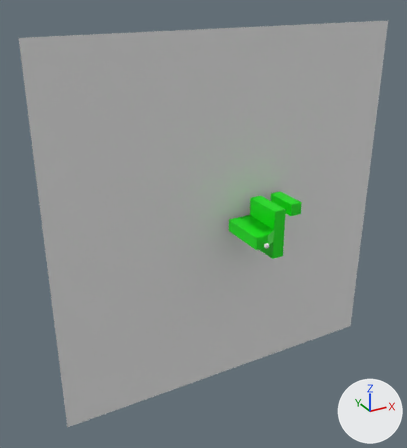
The Blender file Models/Levels.blend as it was, and as the next commit left it.
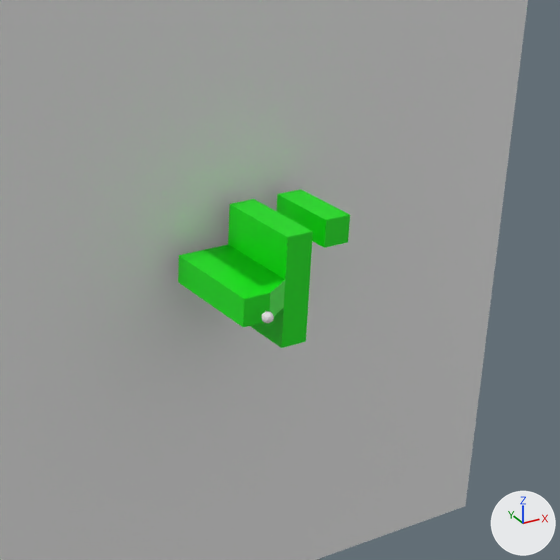
There are two pictures of each version: one whole from a 50 mm lens placed at (-111.7, -167.4, 91.7), pointed at (-17.8, 3.2, 6.4), one close up on the part from 38% to 96% of the width and 25% to 78% of the height. Every picture has the same lights, and +X, +Y and +Z are marked at lower right. The same objects are shown in both versions, whatever each file hides.

The first close-up shows 'DeathPlane', 'Goal.001', 'Platform1', 'Platform2.001', 'Platform3', 'Ramp1'.
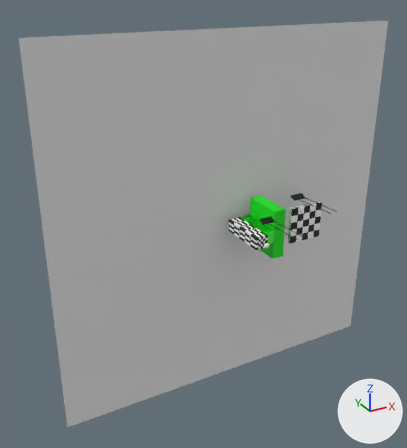
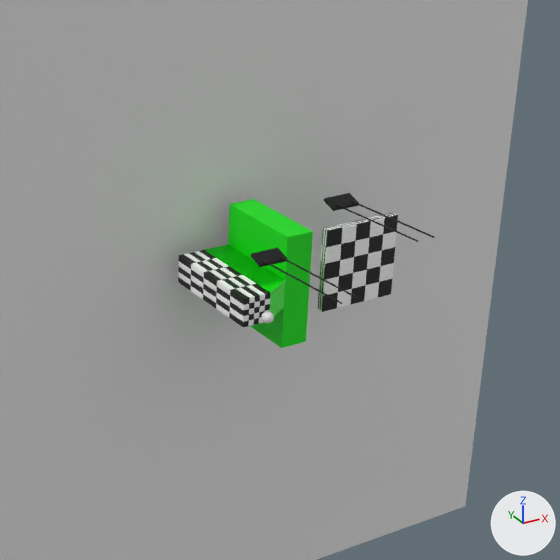
Where the change shows, as pixel boxes (x1, y1, x2, y2) in the close-ups (560 x 560 px):
'Goal.001', recoloured, surface changed, moved, turned, rescaled: before (276, 189, 350, 248); after (318, 213, 398, 312)
'Platform1', surface changed: (178, 250, 270, 327) in both
'TV', added (black): after (251, 248, 287, 267)
'TV.001', added: after (324, 193, 359, 211)
'Support2', added: after (278, 255, 360, 299)
'Support1', added: after (262, 259, 342, 304)
'Support1.001', added: after (335, 204, 418, 242)
'Support2.001', added: after (350, 200, 434, 238)

Edits to the bpy script that builds the scene:
```text
Change mat_material_003:
    where n0 = _N.new('ShaderNodeBsdfPrincipled'); n0.name = 'Principled BSDF'
    remove n0.inputs[0].default_value = (0.0, 0.8, 0.00146, 1.0)  # 'Base Color', green #00e705
    add n2 = _N.new('ShaderNodeTexImage'); n2.name = 'Image Texture'
    add n2.image = img_checker_png
    add n3 = _N.new('ShaderNodeUVMap'); n3.name = 'UV Map'
    add n3.uv_map = 'UVMap'
    add _L.new(n2.outputs[0], n0.inputs[0])  # 'Color' to 'Base Color'
    add _L.new(n3.outputs[0], n2.inputs[0])  # 'UV' to 'Vector'
Add mat_material_012:
    mat_material_012 = bpy.data.materials.new('Material.012')
    # uses the picture img_checker_png_001
Change me_cube_001:
    where me_cube_001.from_pydata(...)  # 8 vertices, 6 faces; spans x -1.0..1.0, y -1.0..1.0, z -1.0..1.0
    remove me_cube_001.materials.append(mat_material_003)  # green #00e705
    add me_cube_001.materials.append(mat_material_009)  # green #00e705
Change me_cube_010:
    where me_cube_010.from_pydata(...)  # 8 vertices, 6 faces; spans x -1.0..1.0, y -1.0..1.0, z -1.0..1.0
    used by ob_goal_001; location = (19.9, 3.0, 7.5); rotation_euler = (1.571, 0.0, 0.0), in degrees (90, 0, 0); scale = (2.5, 2.5, 7.0)
    remove me_cube_010.materials.append(mat_material_009)  # green #00e705
    me_cube_010 part 1: texture (UV) coordinates of 6 of 6 faces, centred in x -1.0..1.0, y -1.0..1.0, z -1.0..1.0, changed; they spanned u 0.12..0.88, v 0.0..1.0 and now span u 0.0..3.0, v -2.0..2.0
    add me_cube_010.materials.append(mat_material_012)
Change ob_goal_001:
    ob_goal_001.location: (19.9, 3.0, 7.5) -> (26.1, -2.5, 0.0)
    ob_goal_001.rotation_euler: (1.571, 0.0, 0.0) -> (-1.571, 0.0, 0.0)  # degrees (90, 0, 0) -> degrees (-90, 0, 0)
    ob_goal_001.scale: (2.5, 2.5, 7.0) -> (7.5, 7.5, 0.7)
Add ob_support1_001:
    ob_support1_001 = bpy.data.objects.new('Support1.001', me_cylinder_004)  # 64 vertices, 34 faces; spans x -0.1..0.1, y 0.3..20.3, z 1.4..1.7; in mat_material_006 (black #000000)
    ob_support1_001.location = (15.8, -9.7, 15.4)
    ob_support1_001.rotation_euler = (4.845, 1.616, 1.7)  # degrees (278, 93, 97)
Add ob_support2_001:
    ob_support2_001 = bpy.data.objects.new('Support2.001', me_cylinder_005)  # 64 vertices, 34 faces; spans x -0.1..0.1, y 0.3..20.3, z -1.7..-1.4; in mat_material_006 (black #000000)
    ob_support2_001.location = (15.8, -9.7, 15.4)
    ob_support2_001.rotation_euler = (4.845, 1.616, 1.7)  # degrees (278, 93, 97)
Add ob_tv_001:
    ob_tv_001 = bpy.data.objects.new('TV.001', me_cube_008)  # 24 vertices, 22 faces; spans x -0.67..0.67, y -1.41..1.41, z -2.5..2.5; in mat_material_006 (black #000000)
    ob_tv_001.location = (15.8, -9.7, 15.4)
    ob_tv_001.rotation_euler = (4.845, 1.571, 1.7)  # degrees (278, 90, 97)
Add ob_support1:
    ob_support1 = bpy.data.objects.new('Support1', me_cylinder_003)  # 64 vertices, 34 faces; spans x -0.1..0.1, y 0.3..20.3, z 1.4..1.7; in mat_material_005 (black #000000)
    ob_support1.location = (0.0, -12.6, 10.1)
    ob_support1.rotation_euler = (4.845, 1.616, 1.7)  # degrees (278, 93, 97)
Add ob_support2:
    ob_support2 = bpy.data.objects.new('Support2', me_cylinder_002)  # 64 vertices, 34 faces; spans x -0.1..0.1, y 0.3..20.3, z -1.7..-1.4; in mat_material_005 (black #000000)
    ob_support2.location = (0.0, -12.6, 10.1)
    ob_support2.rotation_euler = (4.845, 1.616, 1.7)  # degrees (278, 93, 97)
Add ob_tv:
    ob_tv = bpy.data.objects.new('TV', me_cube_007)  # 24 vertices, 22 faces; spans x -0.67..0.67, y -1.41..1.41, z -2.5..2.5; in mat_material_005 (black #000000)
    ob_tv.location = (0.0, -12.6, 10.1)
    ob_tv.rotation_euler = (4.845, 1.571, 1.7)  # degrees (278, 90, 97)
```
